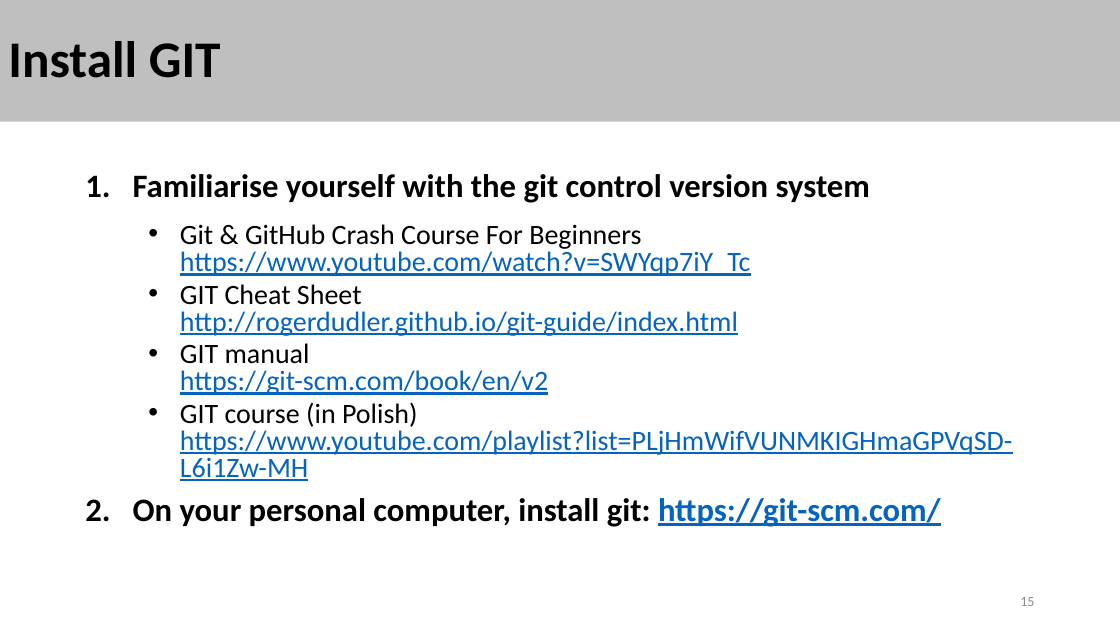
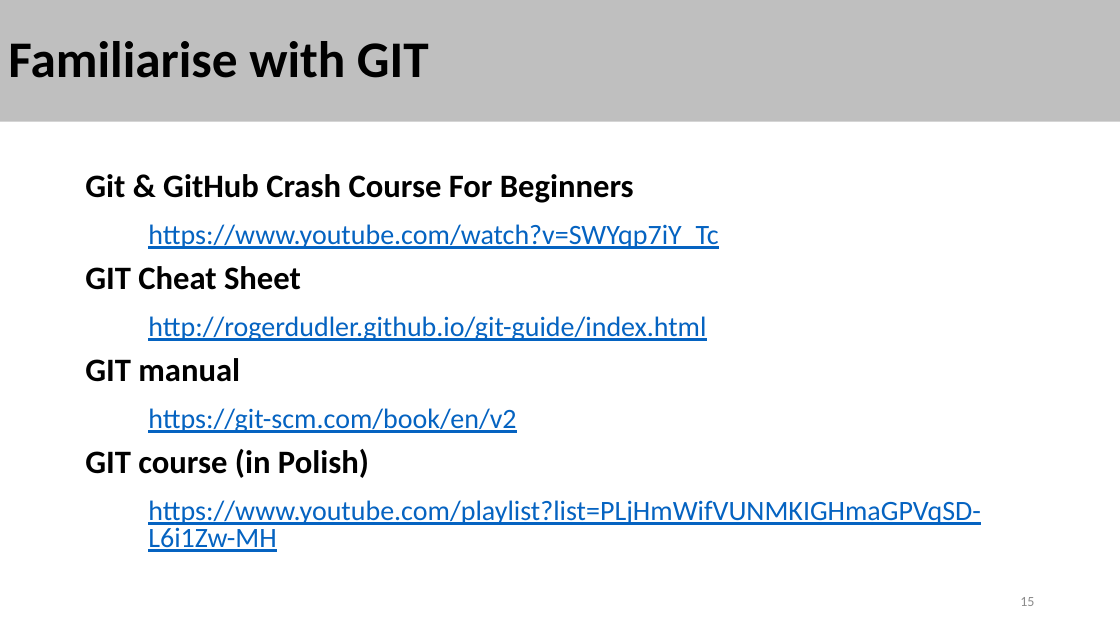
Before and after one commit to stalj/pp1, a slide deck: slide 15 of 01-CourseIntroduction/01-CourseIntroduction.pptx. Drawn at 1120x630 pixels with LibreOffice and Linux fonts; fonts in the diff are those of the drawing. Boxes give left, top, right and bottom in pixels: in the first picture for what was removed or moved away, otherwise in the second. Text is boxed around its words. In the diff, an @@ line names an element or a change of style, - is before the commit and + after.

```diff
--- a/01-CourseIntroduction/01-CourseIntroduction.pptx
+++ b/01-CourseIntroduction/01-CourseIntroduction.pptx
@@ title at box(8, 41, 429, 78): text changed @@
-Install GIT
+Familiarise with GIT
@@ text at box(85, 174, 981, 552): text changed @@
-1. Familiarise yourself with the git control version system
-  • Git & GitHub Crash Course For Beginners
-    https://www.youtube.com/watch?v=SWYqp7iY_Tc
-  • GIT Cheat Sheet
-    http://rogerdudler.github.io/git-guide/index.html
-  • GIT manual
-    https://git-scm.com/book/en/v2
-  • GIT course (in Polish)
-    https://www.youtube.com/playlist?list=PLjHmWifVUNMKIGHmaGPVqSD-L6i1Zw-MH
-2. On your personal computer, install git: https://git-scm.com/
+Git & GitHub Crash Course For Beginners
+  https://www.youtube.com/watch?v=SWYqp7iY_Tc
+GIT Cheat Sheet
+  http://rogerdudler.github.io/git-guide/index.html
+GIT manual
+  https://git-scm.com/book/en/v2
+GIT course (in Polish)
+  https://www.youtube.com/playlist?list=PLjHmWifVUNMKIGHmaGPVqSD-L6i1Zw-MH
```
Also in this commit, not shown: 1 other slide changed, 1 slide added, 1 slide removed, 1 other file.
